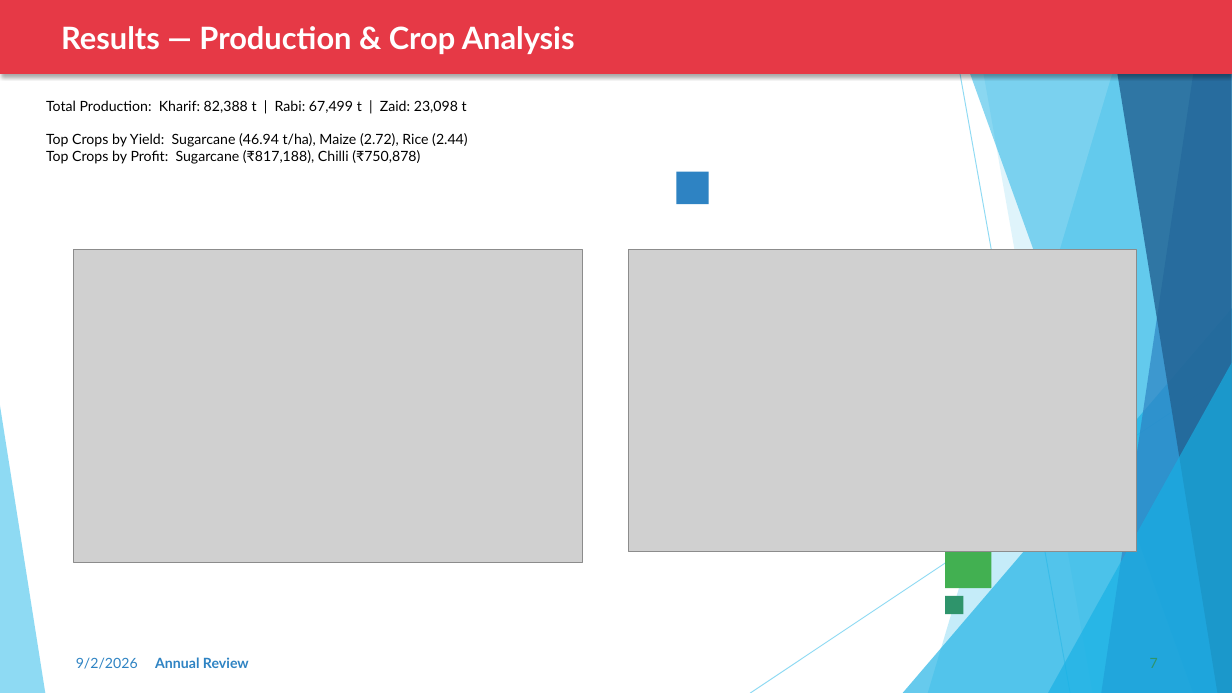
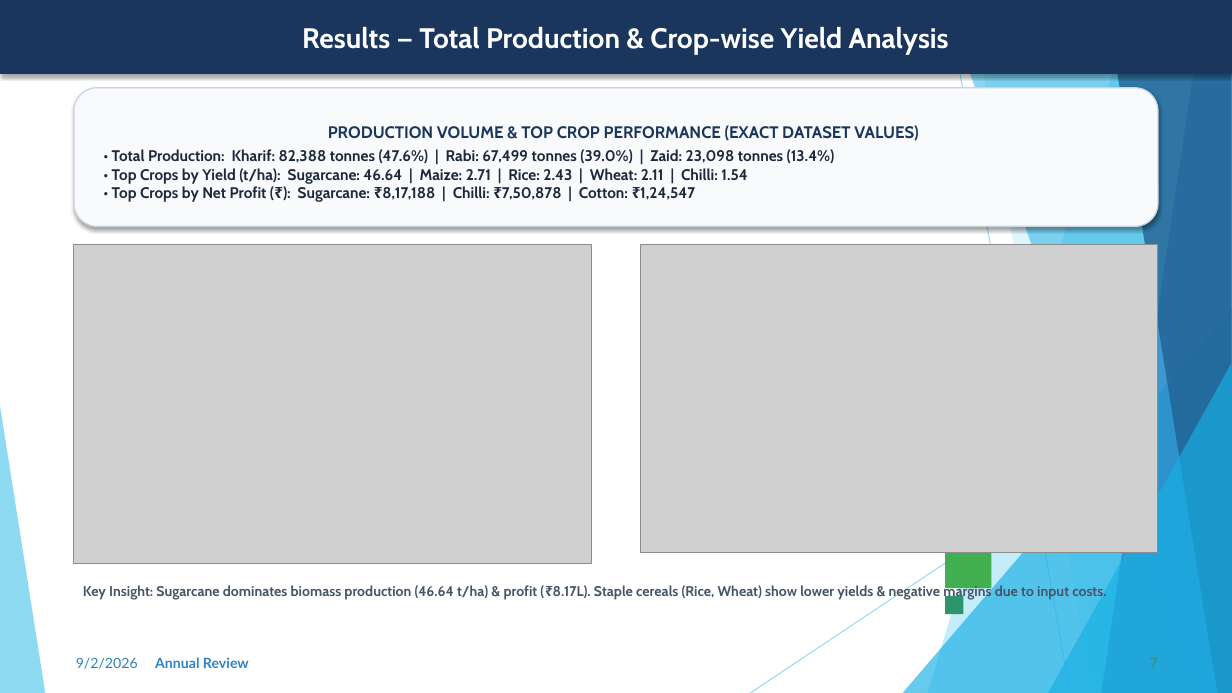
Before and after one commit to krishna3163/Seasonal-Agriculture-Performance-Analysis, a slide deck: slide 7 of VOIS_Project_PPT.pptx. Drawn at 1232x693 pixels with LibreOffice and Linux fonts; fonts in the diff are those of the drawing; grey boxes stand for pictures. Boxes give left, top, right and bottom in pixels: in the first picture for what was removed or moved away, otherwise in the second. Text is boxed around its words. In the diff, an @@ line names an element or a change of style, - is before the commit and + after.

```diff
--- a/VOIS_Project_PPT.pptx
+++ b/VOIS_Project_PPT.pptx
@@ rectangle "Results — Total Production & ..." at (0, 0, 1232, 74): fill #E63946 to #1B365D; outline none to #1B365D 1 pt @@
@@ text in rectangle at (302, 27, 949, 54): text changed; size 24 to 22 pt; font Lato to Cabin @@
-Results — Production & Crop Analysis
+Results — Total Production & Crop-wise Yield Analysis
@@ rounded rectangle "PRODUCTION VOLUME & TOP CROP ...": place and size @@
-rounded rectangle "PRODUCTION VOLUME & TOP CROP ..." at (46, 100, 467, 164)
+rounded rectangle "PRODUCTION VOLUME & TOP CROP ..." at (74, 88, 1158, 226)
@@ rounded rectangle "PRODUCTION VOLUME & TOP CROP ..." at (74, 88, 1158, 226): vertical alignment top to middle; fill none to #F8FAFC; outline none to #CBD5E1 1 pt; shadow on @@
@@ text in rounded rectangle at (112, 125, 918, 202): text changed; size 11 to 12 pt; font Lato to Cabin; text colour #000000 to #1E293B; bold on @@
-Total Production: Kharif: 82,388 t | Rabi: 67,499 t | Zaid: 23,098 t
-Top Crops by Yield: Sugarcane (46.94 t/ha), Maize (2.72), Rice (2.44)
-Top Crops by Profit: Sugarcane (₹817,188), Chilli (₹750,878)
+PRODUCTION VOLUME & TOP CROP PERFORMANCE (EXACT DATASET VALUES)
+• Total Production: Kharif: 82,388 tonnes (47.6%) | Rabi: 67,499 tonnes (39.0%) | Zaid: 23,098 tonnes (13.4%)
+• Top Crops by Yield (t/ha): Sugarcane: 46.64 | Maize: 2.71 | Rice: 2.43 | Wheat: 2.11 | Chilli: 1.54
+• Top Crops by Net Profit (₹): Sugarcane: ₹8,17,188 | Chilli: ₹7,50,878 | Cotton: ₹1,24,547
@@ rectangle removed at (677, 172, 709, 204) @@
@@ picture: place and size @@
-picture at (74, 250, 582, 563)
+picture at (74, 245, 592, 564)
@@ picture: place and size @@
-picture at (628, 250, 1137, 552)
+picture at (640, 245, 1158, 553)
@@ text added at (83, 584, 1106, 600), 11 pt, text #475569, bold @@
+Key Insight: Sugarcane dominates biomass production (46.64 t/ha) & profit (₹8.17L). Staple cereals (Rice, Wheat) show lower yields & negative margins due to input costs.
```
Also in this commit, not shown: 13 other slides changed.
